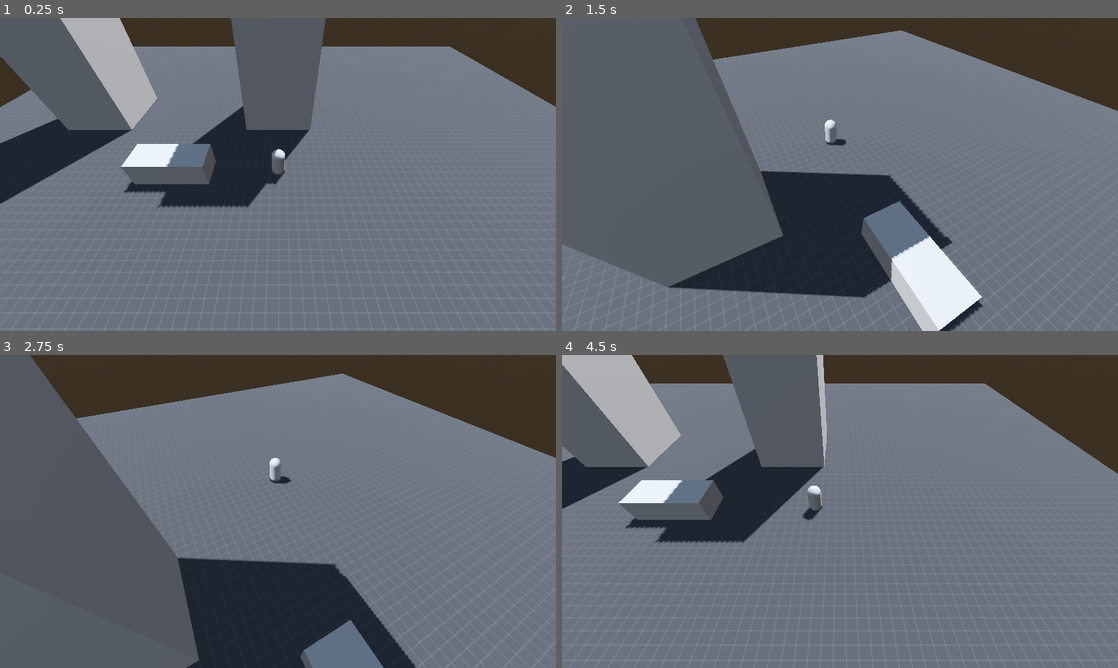
Above: before the commit, frames 1-4 (two rows, left to right).
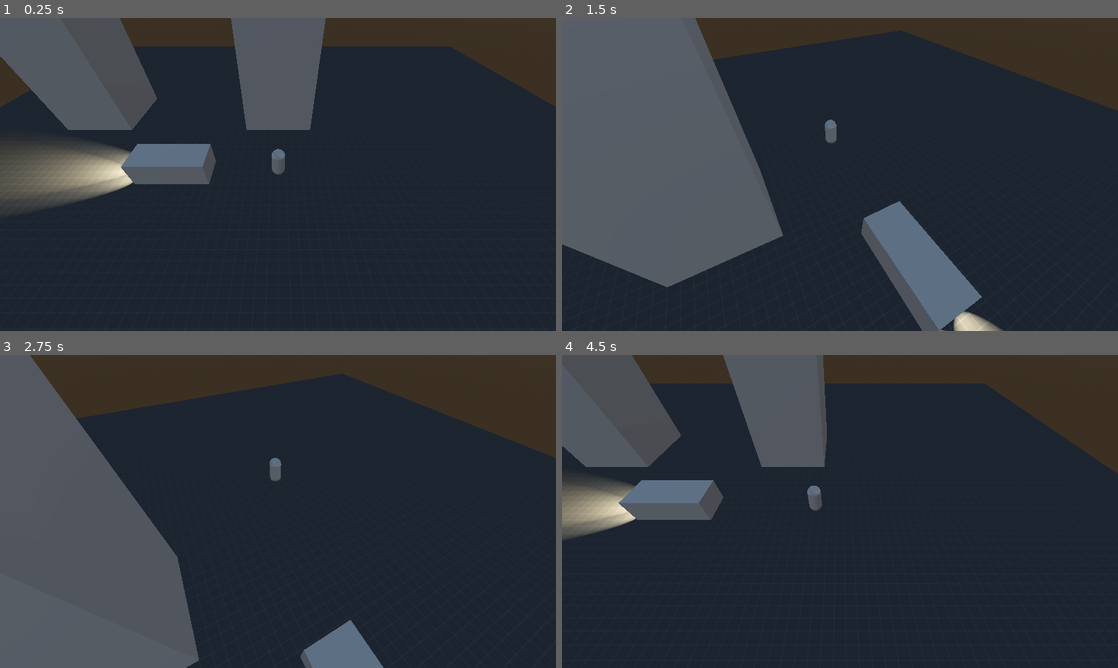
Above: after the commit, the same moments.

Repository: FlapjackPlop/City
Game: Godot game, scene res://Scenes/main.tscn
Two runs of this game, one before a commit and one after it. Both use one fixed random seed, a clock stepped at 60 frames per second and the inputs below. The project has no main scene, so this scene is started directly.
Inputs:
- Up to frame 1 (0.25 s): no input
- Up to frame 2 (1.5 s): tap Enter at 0.5 s; hold D (right) 0.53-1.28 s; hold Left (camera_left) 0.53-1.28 s; hold S (down) from 1.28 s (still down); tap Right (camera_right) at 1.35 s
- Up to frame 3 (2.75 s): release S (down) at 2.03 s; hold D (right) from 2.03 s (still down); tap F (interact) at 2.1 s
- Up to frame 4 (4.5 s): release D (right) at 2.78 s; hold W (up) 2.78-3.53 s; tap Left (camera_left) at 2.85 s; hold Right (camera_right) 3.53-4.28 s; hold A (left) from 3.53 s (still down); tap F (interact) at 4.35 s

The runs differ from the first frame. In frame 1, 76% of the frame differs, in the area x 0-100%, y 0-100%; in frame 2, 53%; in frame 3, 50%; in frame 4, 77%.

Commit message:
Adderade ljus till bilen och FOV effekter

Diff:
--- a/Scenes/main.tscn
+++ b/Scenes/main.tscn
@@ -63,6 +63,7 @@
 
 [node name="DirectionalLight3D" type="DirectionalLight3D" parent="."]
 transform = Transform3D(-0.866025, -0.433013, 0.25, 0, 0.5, 0.866025, -0.5, 0.75, -0.433013, 0, 0, 0)
+visible = false
 shadow_enabled = true
 
 [node name="World" type="Node3D" parent="."]
@@ -143,5 +144,21 @@
 [node name="CollisionShape3D" type="CollisionShape3D" parent="Car/InteractionArea"]
 shape = SubResource("SphereShape3D_8puar")
 
+[node name="FrontLight" type="SpotLight3D" parent="Car"]
+transform = Transform3D(-4.37114e-08, -0.48481, 0.87462, 0, 0.87462, 0.48481, -1, 2.11917e-08, -3.82308e-08, -1.947, 0, -0.641919)
+light_color = Color(1, 0.894118, 0.654902, 1)
+light_energy = 16.0
+shadow_enabled = true
+spot_range = 44.11
+spot_angle = 33.16
+
+[node name="FrontLight2" type="SpotLight3D" parent="Car"]
+transform = Transform3D(-4.37114e-08, -0.48481, 0.87462, 0, 0.87462, 0.48481, -1, 2.11917e-08, -3.82308e-08, -1.947, 0, 0.600828)
+light_color = Color(1, 0.894118, 0.654902, 1)
+light_energy = 16.0
+shadow_enabled = true
+spot_range = 44.11
+spot_angle = 33.16
+
 [connection signal="body_entered" from="Car/InteractionArea" to="Car" method="_on_interaction_area_body_entered"]
 [connection signal="body_exited" from="Car/InteractionArea" to="Car" method="_on_interaction_area_body_exited"]
--- a/Scripts/CameraFollow.gd
+++ b/Scripts/CameraFollow.gd
@@ -4,6 +4,7 @@
 @onready var camera_ray = $CameraRay/CameraRay
 @onready var camera_ray_body = $CameraRay
 @onready var camera = $Camera
+@onready var real_camera = $Camera/Camera
 
 var rotation_speed = 3
 
@@ -30,6 +31,8 @@
 	var body = camera_ray.get_collider()
 
 	if body != null and !driving:
+		change_fov(75)
+
 		if body.is_in_group("building"):
 			rotate_camera(-35)
 		else:
@@ -37,6 +40,7 @@
 
 	if driving:
 		rotate_camera(-35)
+		change_fov(100)
 
 func camera_to_player(delta):
 	global_position = lerp(global_position, player.global_position, 2 * delta)
@@ -46,3 +50,6 @@
 
 func rotate_camera(degrees):
 	camera.rotation_degrees.x = lerpf(camera.rotation_degrees.x,degrees,0.1)
+
+func change_fov(fov):
+	real_camera.fov = lerpf(real_camera.fov,fov,0.1)
